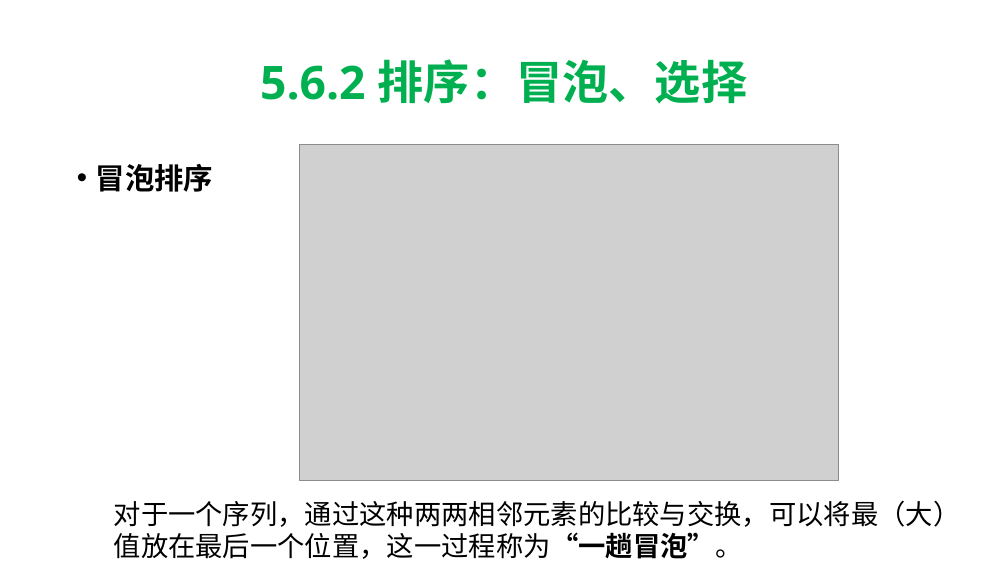
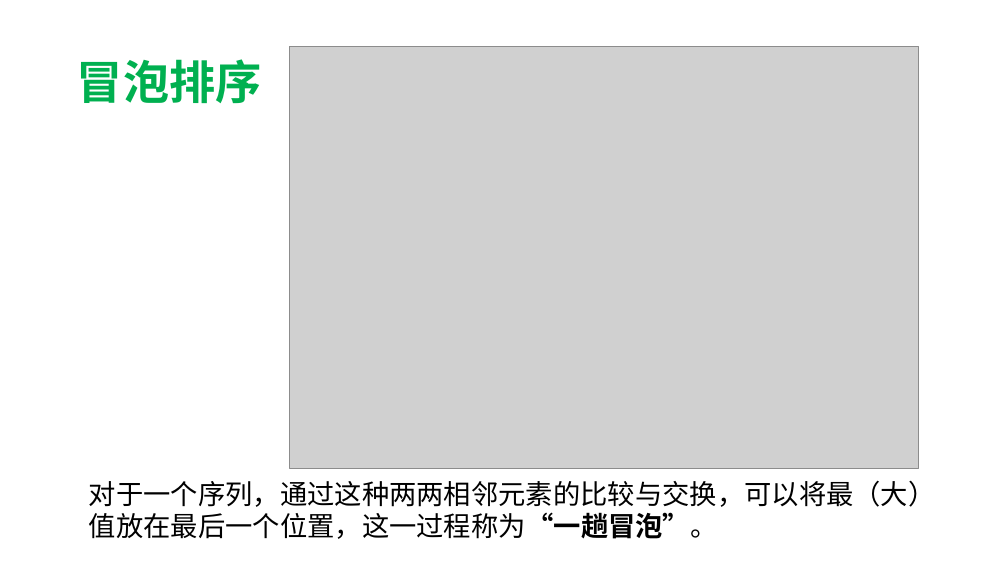
Before and after one commit to hwdong-net/cplusplus17, a slide deck: slide 93 of ppt/第5章 复合类型.pptx (slide 90 before the commit). Drawn at 1008x567 pixels with LibreOffice and Linux fonts; fonts in the diff are those of the drawing; grey boxes stand for pictures. Boxes give left, top, right and bottom in pixels: in the first picture for what was removed or moved away, otherwise in the second. Text is boxed around its words. In the diff, an @@ line names an element or a change of style, - is before the commit and + after.

```diff
--- a/ppt/第5章 复合类型.pptx
+++ b/ppt/第5章 复合类型.pptx
@@ title at [77,59,262,103]: text changed @@
-5.6.2 排序：冒泡、选择
+冒泡排序
@@ picture: place and size @@
-picture at [300,144,839,480]
+picture at [290,46,919,468]
@@ text removed at [96,164,213,192] @@
-• 冒泡排序
@@ text "对于一个序列，通过这种两两相邻元素的比较与交换，可以将最（大）值放在最后一个位置，这一过程称为“一趟冒泡”。": place and size @@
-text "对于一个序列，通过这种两两相邻元素的比较与交换，可以将最（大）值放在最后一个位置，这一过程称为“一趟冒泡”。" at [114,500,961,559]
+text "对于一个序列，通过这种两两相邻元素的比较与交换，可以将最（大）值放在最后一个位置，这一过程称为“一趟冒泡”。" at [89,480,936,539]
```
Also in this commit, not shown: 9 other slides changed, 18 slides added, 1 slide removed.
